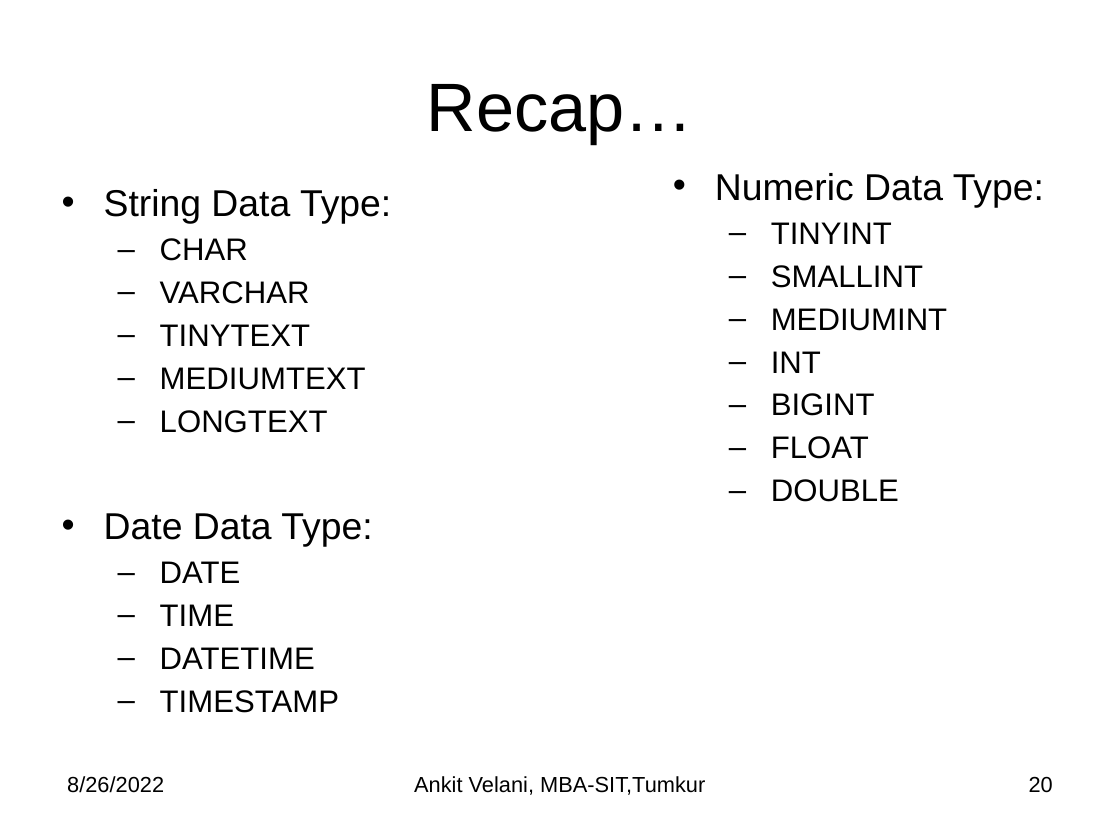
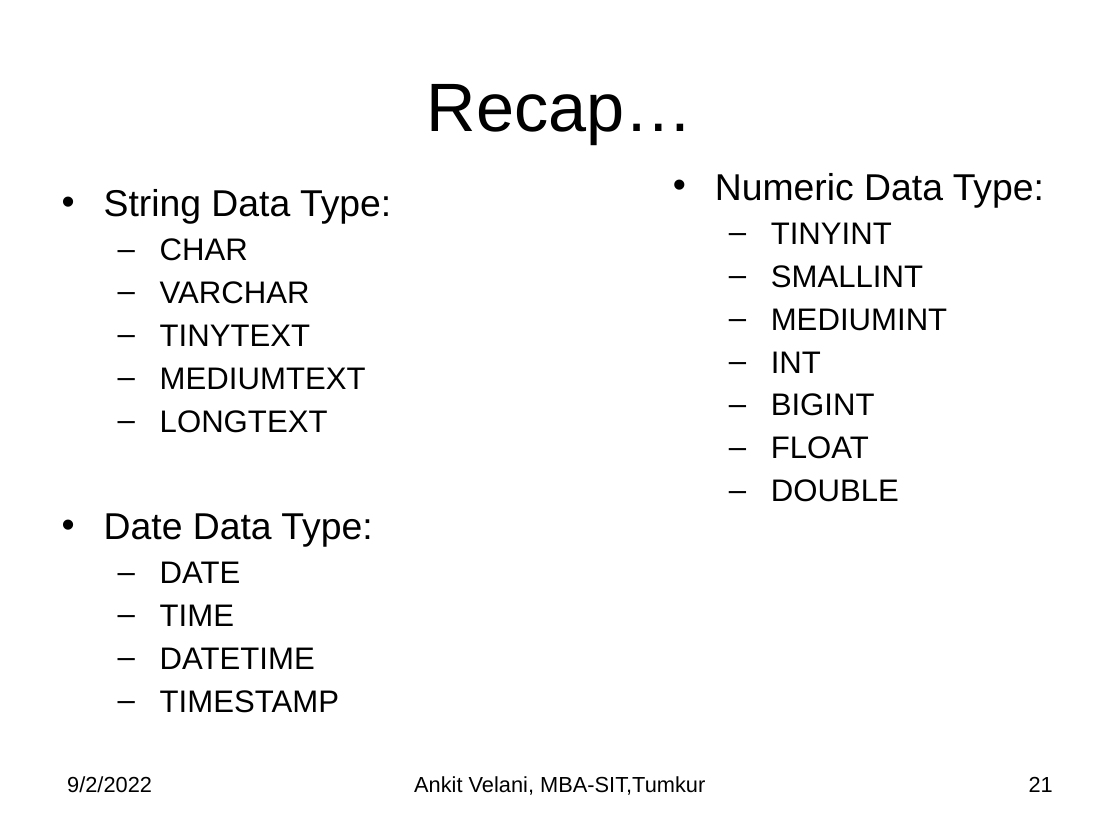
Before and after one commit to sitmbadept/sitmbadept.github.io, a slide deck: slide 21 of BDTM/SQL/Unit-2 MySQL.pptx (slide 20 before the commit). Drawn at 1120x840 pixels with LibreOffice and Linux fonts; fonts in the diff are those of the drawing. Boxes give left, top, right and bottom in pixels: in the first picture for what was removed or moved away, otherwise in the second. Text is boxed around its words. In the diff, an @@ line names an element or a change of style, - is before the commit and + after.

```diff
--- a/BDTM/SQL/Unit-2 MySQL.pptx
+++ b/BDTM/SQL/Unit-2 MySQL.pptx
@@ text at bbox=[67, 776, 152, 793]: text changed @@
-8/26/2022
+9/2/2022
@@ page number at bbox=[1029, 776, 1053, 792]: text changed @@
-20
+21
```
Also in this commit, not shown: 36 other slides changed, 44 slides added, 1 other file.
